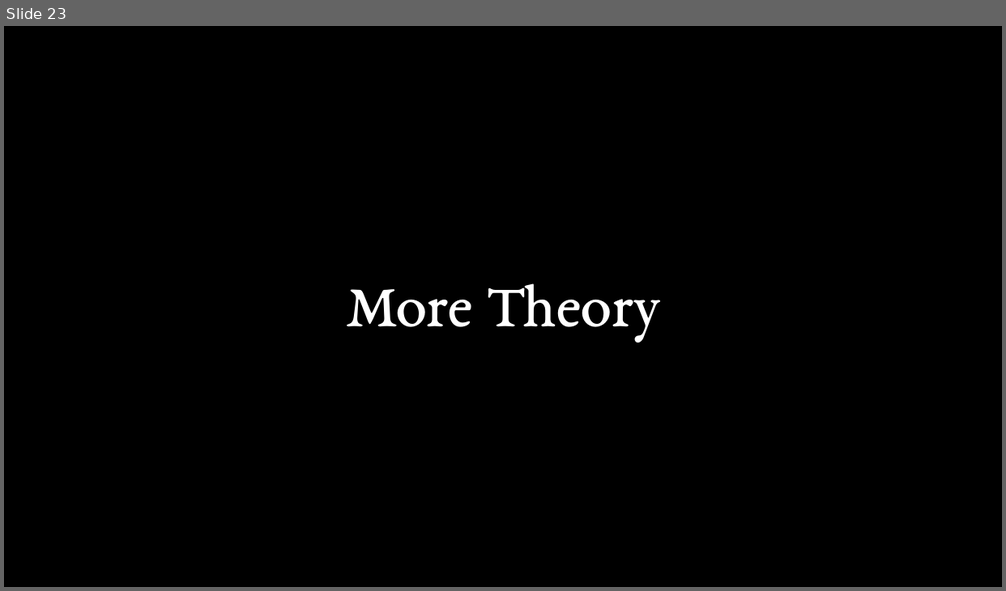
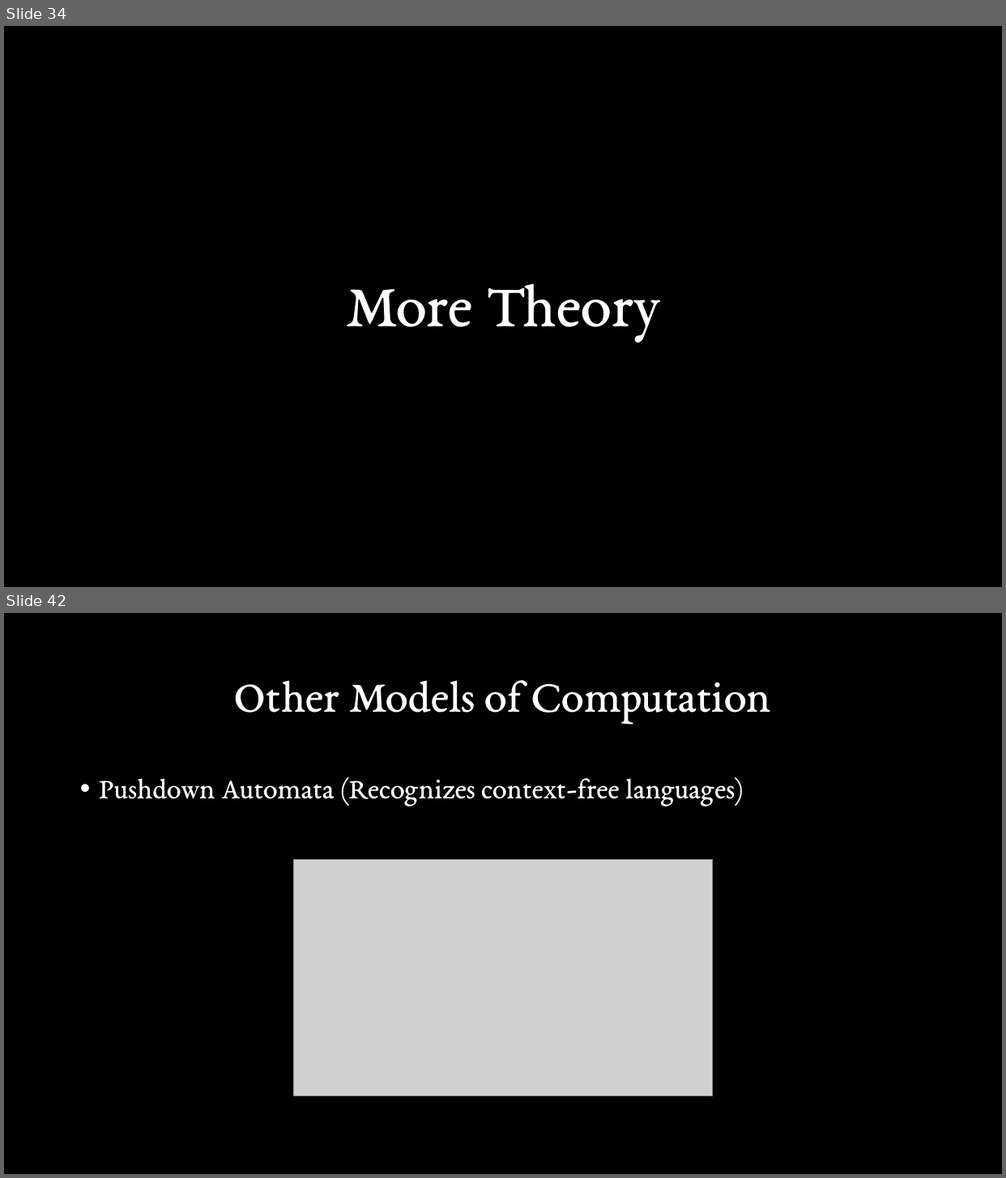
Before and after one commit to Stirling-USCC/state-machines-workshop, a slide deck: Presentation.pptx. Shown one above the other, each under a label of ours: slide 23 before the commit, slides 34 and 42 after it; the slides between them are not shown. The pictures are 1006x591 and 1006x1178 pixels, drawn with LibreOffice and Linux fonts; fonts in the diff are those of the drawing; grey boxes stand for pictures. Boxes give left, top, right and bottom in pixels: in the first picture for what was removed or moved away, otherwise in the second. Text is boxed around its words. In the diff, an @@ line names an element or a change of style, - is before the commit and + after.

```diff
--- a/Presentation.pptx
+++ b/Presentation.pptx
@@ slide 42 added at [4, 613, 1002, 1174], background #000000 @@
@@ title added at [234, 680, 771, 723], 44 pt, text #FFFFFF @@
+Other Models of Computation
@@ text added at [99, 777, 743, 806], 28 pt, text #FFFFFF @@
+• Pushdown Automata (Recognizes context-free languages)
@@ picture added at [294, 860, 713, 1096] @@
@@ what was slide 23 is now slide 34 @@
```
Also in this commit, not shown: 13 slides changed, 18 other slides added, 4 slides removed.
